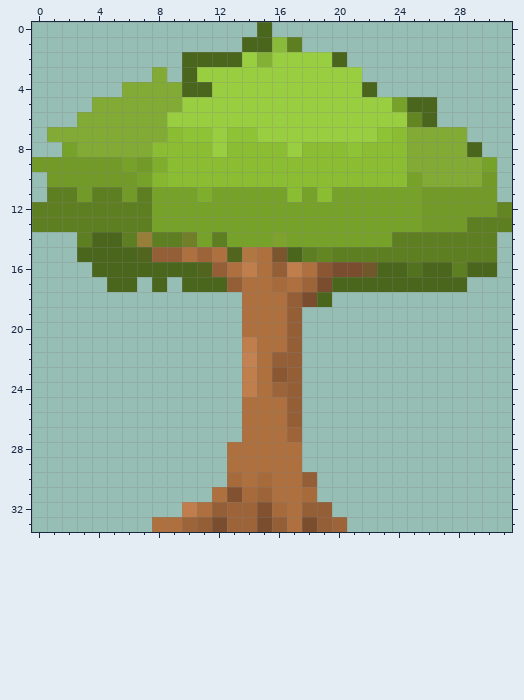
A pixel-art sprite gets an edit: assets/Tree3.png. That is the earlier state.
The file is 32x34 pixels. Colours within 5 levels of each other are drawn and written as one.
Now the later version:
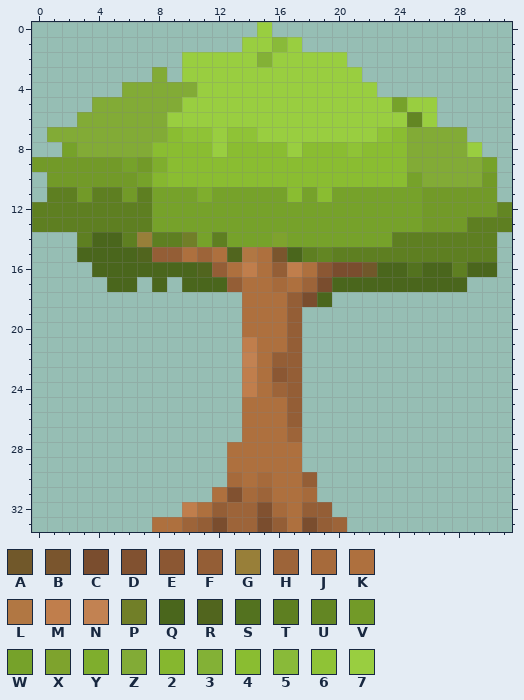
Palette (. is transparent): A #71582a  B #7a552d  C #7a4d2e  D #815130  E #8b5733  F #945e36  G #987f39  H #9d6439  J #a66a3b  K #ae703e  L #b17743  M #c07e4c  N #c28252  P #717f28  Q #4a661c  R #51651e  S #53721f  T #5e7f21  U #638623  V #729a28  W #76a22a  X #7ea32d  Y #7fae2d  Z #82ab36  2 #86b72f  3 #83b136  4 #8abd31  5 #89ba39  6 #8fc336  7 #99ce40
Diff:
y 0: x 15 Q -> 7
y 1: x 14..15 QQ -> 77; x 17 T -> 7
y 2: x 10..13 QQQQ -> 7777; x 20 Q -> 7
y 3: x 10 Q -> 7
y 4: x 10..11 QQ -> Z7; x 22 Q -> 7
y 5: x 25..26 QQ -> 77
y 6: x 26 Q -> 7
y 8: x 29 Q -> 7
Changed places in both pictures, as pixel boxes (x1, y1, x2, y2):
changed: (182, 22, 482, 157)
